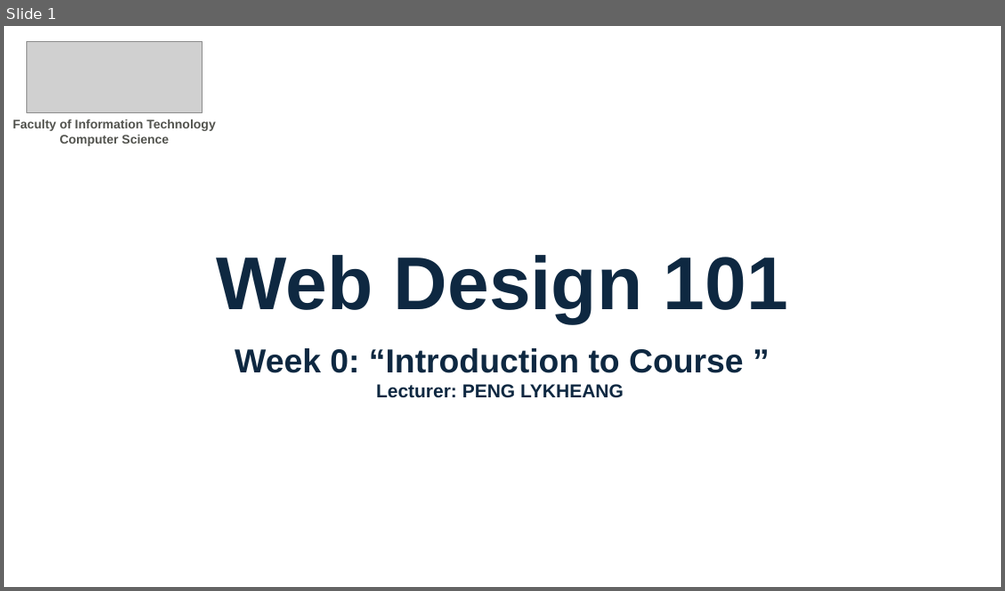
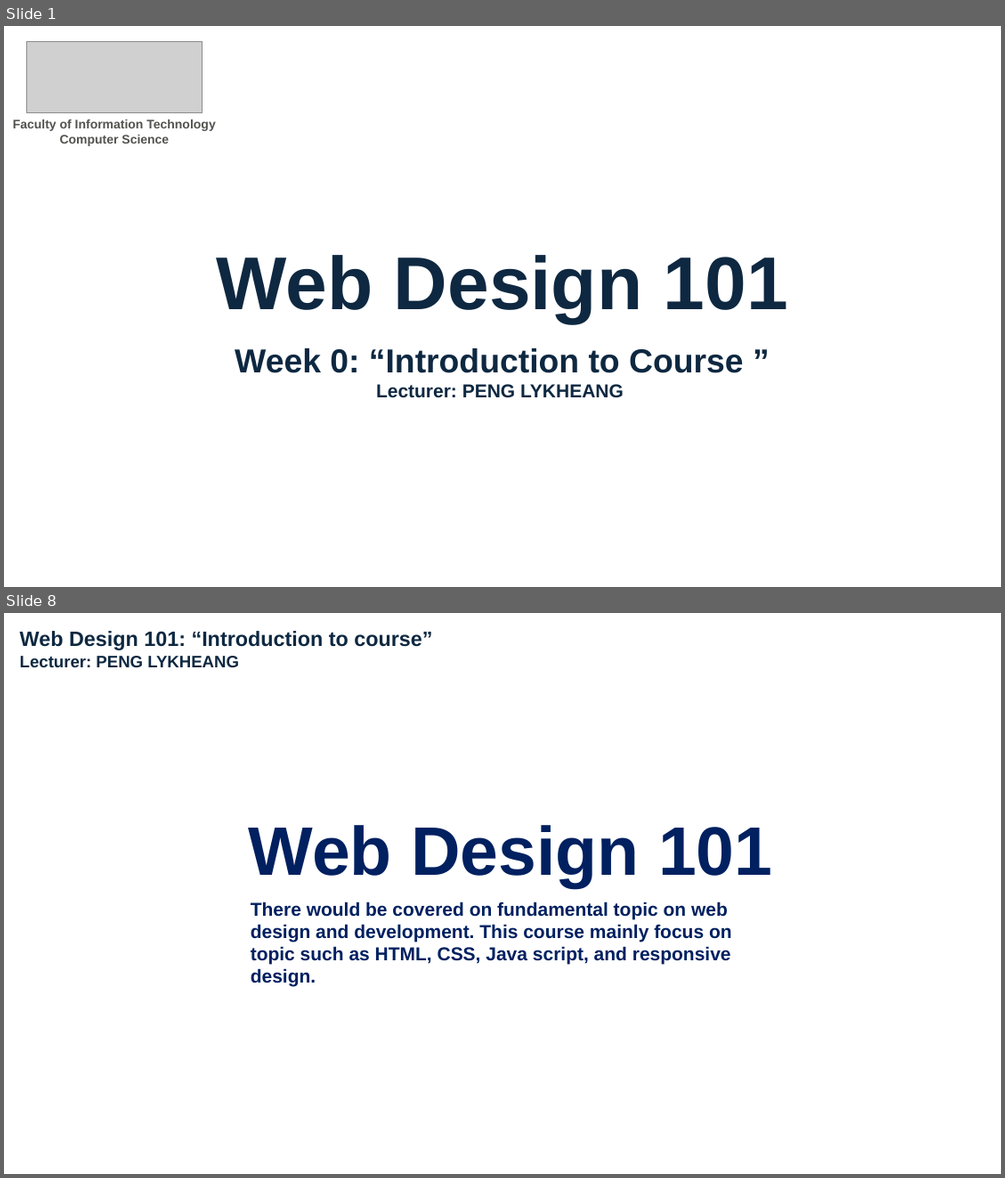
Before and after one commit to LykheangPeng/PBSU_Web_Design_101, a slide deck: Slide/Week 0.pptx. Shown one above the other, each under a label of ours: slide 1 before the commit, slides 1 and 8 after it; the slides between them are not shown. The pictures are 1005x591 and 1005x1178 pixels, drawn with LibreOffice and Linux fonts; fonts in the diff are those of the drawing; grey boxes stand for pictures. Boxes give left, top, right and bottom in pixels: in the first picture for what was removed or moved away, otherwise in the second. Text is boxed around its words. In the diff, an @@ line names an element or a change of style, - is before the commit and + after.

```diff
--- a/Slide/Week 0.pptx
+++ b/Slide/Week 0.pptx
@@ slide 8 added at <box>4,613,1001,1174</box>, background #FFFFFF @@
@@ text added at <box>20,631,432,667</box>, 20 pt, text #0E2841, bold @@
+Web Design 101: “Introduction to course”
+Lecturer: PENG LYKHEANG
@@ text added at <box>249,825,772,888</box>, 66 pt, text #002060, bold @@
+Web Design 101
@@ text added at <box>251,901,732,987</box>, 18 pt, text #002060, bold @@
+There would be covered on fundamental topic on web design and development. This course mainly focus on topic such as HTML, CSS, Java script, and responsive design.
```
Also in this commit, not shown: 16 other slides added, 1 other file.
